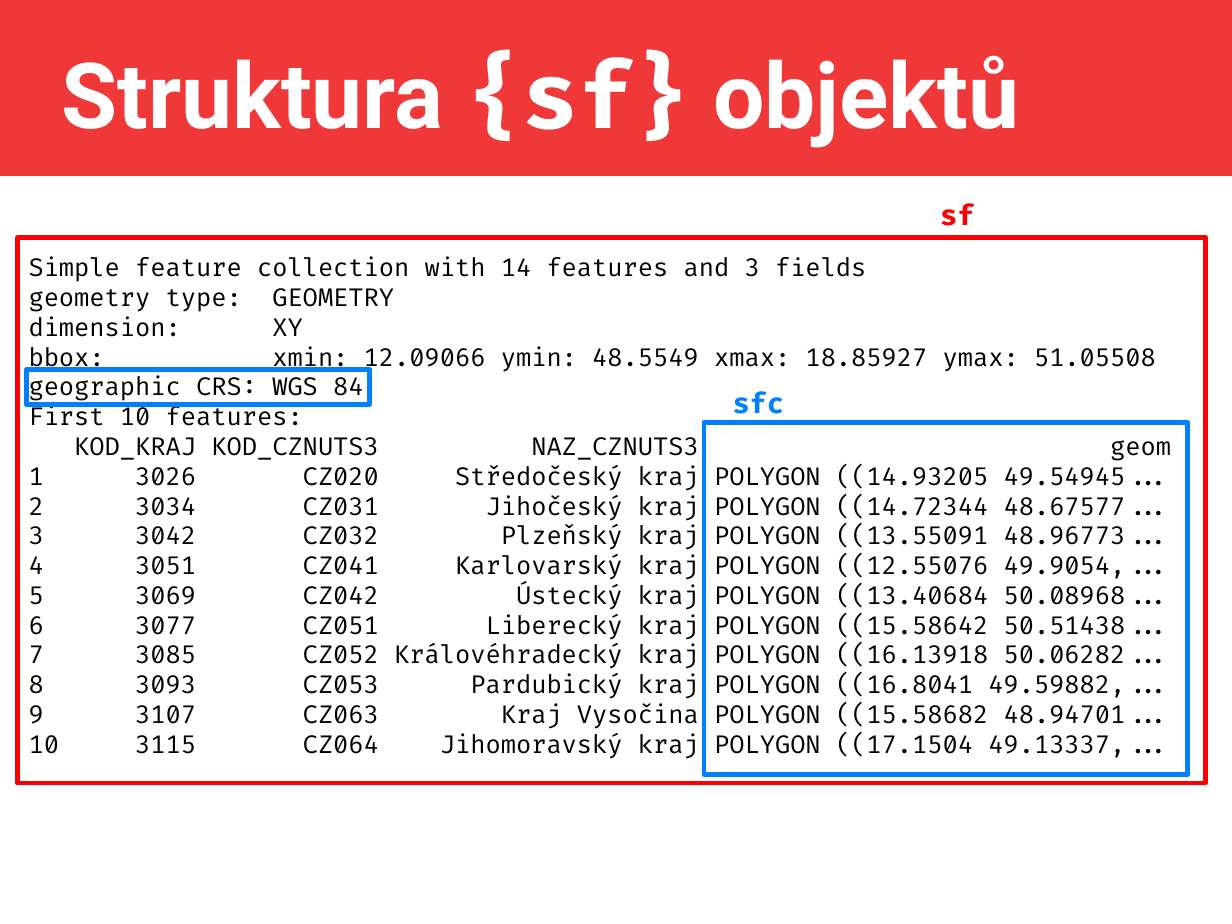
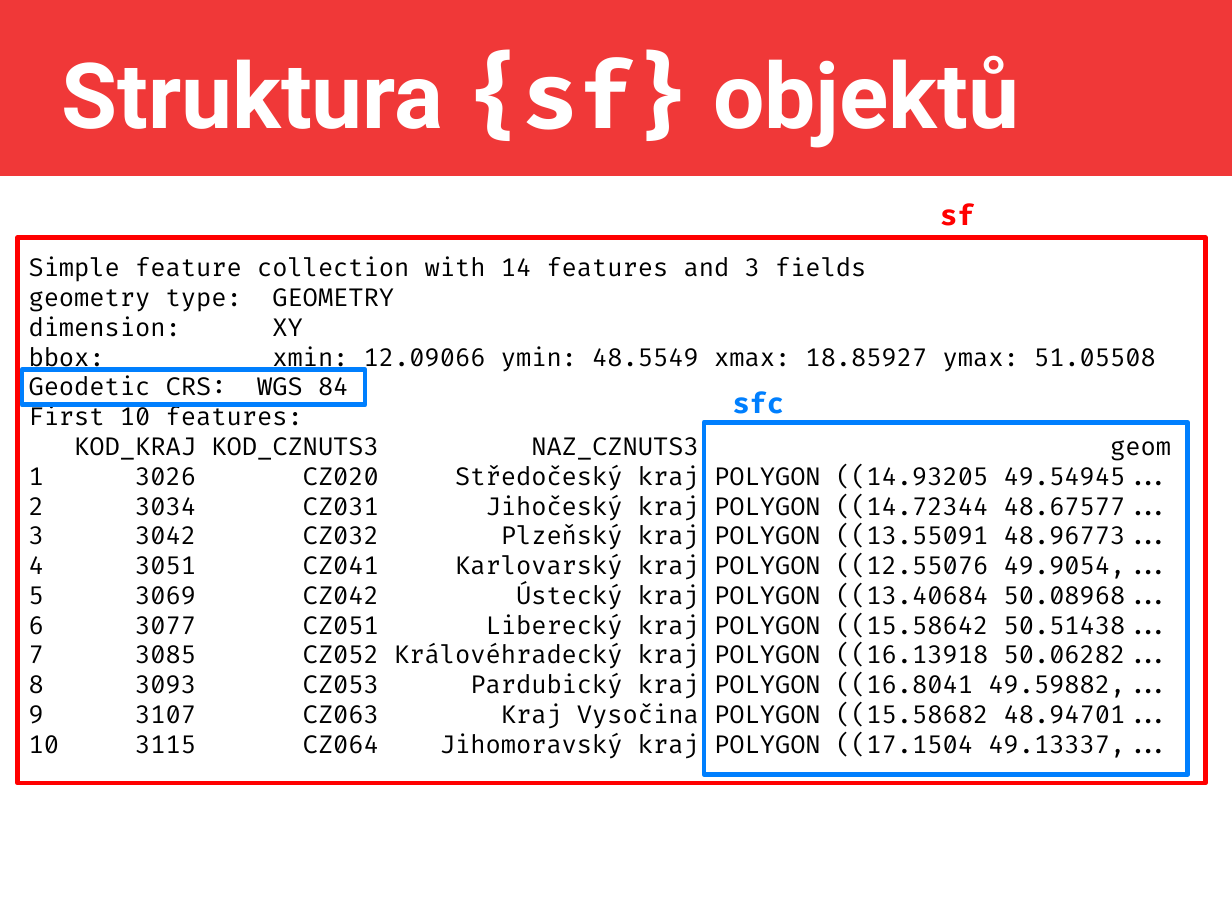
Before and after one commit to jlacko/erko-filda-2026, a slide deck: slide 11 of JLA-SDS-filda.odp. Drawn at 1232x924 pixels with LibreOffice and Linux fonts; fonts in the diff are those of the drawing. Boxes give left, top, right and bottom in pixels: in the first picture for what was removed or moved away, otherwise in the second. Text is boxed around its words. In the diff, an @@ line names an element or a change of style, - is before the commit and + after.

```diff
--- a/JLA-SDS-filda.odp
+++ b/JLA-SDS-filda.odp
@@ rectangle: place and size @@
-rectangle at <box>27,370,370,405</box>
+rectangle at <box>22,370,366,405</box>
@@ text at <box>29,376,348,403</box>: text changed @@
-geographic CRS: WGS 84
+Geodetic CRS: WGS 84
```
Also in this commit, not shown: 5 other slides changed, 2 other files.
